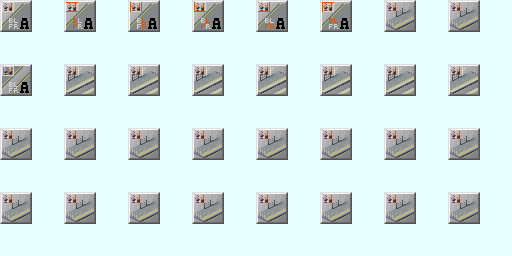
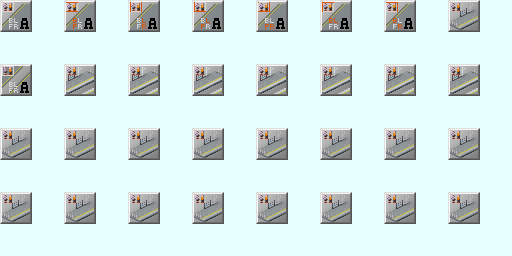
Revision of a layered w=512, h=256 image; what changed, layer by layer:
added group "Angle_RB" with 10 layers in group "Angle_Single_Series" over bbox(386, 2, 414, 30)
added layer "貼り付けられたレイヤー #22" in group "Angle_RB" over bbox(386, 2, 414, 30)
added group "Fence_Region #7" with 4 layers in group "Angle_RB" over bbox(386, 2, 402, 29)
added layer "FR_B #7" in group "Fence_Region #7" over bbox(386, 2, 398, 23)
added layer "FR_R #7" in group "Fence_Region #7" over bbox(386, 2, 402, 29)
added layer "Fence #7" in group "Angle_RB" over bbox(386, 2, 402, 29)
added layer "貼り付けられたレイヤー #23" in group "Angle_RB" over bbox(404, 18, 413, 29)
added layer "Icons #7" in group "Angle_RB" over bbox(386, 4, 414, 30)
added layer "貼り付けられたレイヤー #24" in group "Angle_RB" over bbox(386, 2, 414, 30)
